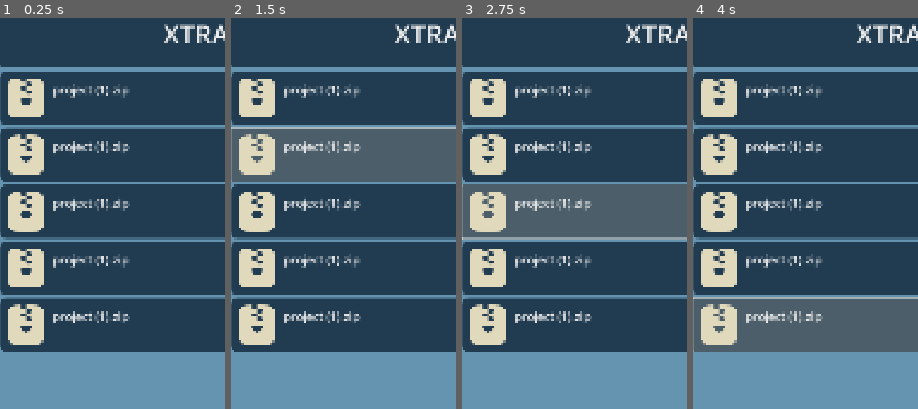
Above: before the commit, frames 1-4 (left to right).
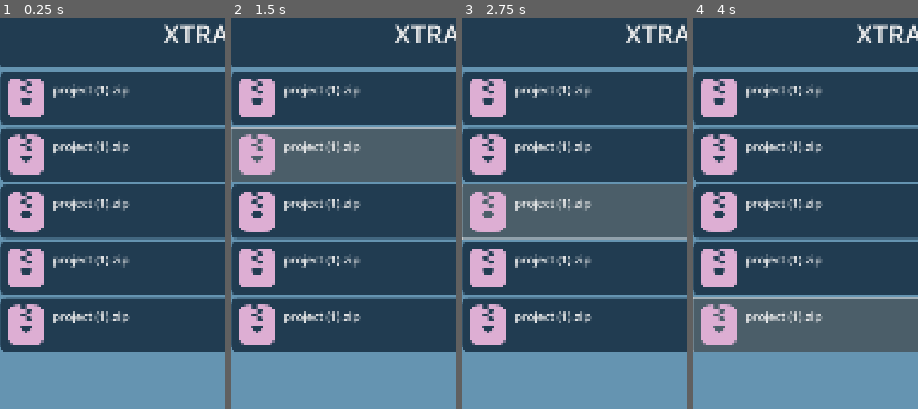
Above: after the commit, the same moments.

Repository: noor-shalaby/xtracta
Game: Godot game, scene res://app.tscn
The game is run twice, just before and just after one commit, with the same random seed, the same clock (stepped at 60 frames per second) and the same inputs.
Inputs (mouse positions are % of the whole screen's width and height, from its top left):
- Up to frame 1 (0.25 s): no input
- Up to frame 2 (1.5 s): click (50, 10) at 0.5 s; click (50, 18) at 1.25 s
- Up to frame 3 (2.75 s): click (50, 25) at 2 s
- Up to frame 4 (4 s): click (50, 32) at 2.75 s; click (50, 39) at 3.5 s
The pictures show only the part of the screen within x 1-51%, y 0-50%; the shares and areas given below are measured in that part.

The runs differ from the first frame. In frame 1, 6.9% of the frame differs, in the area x 3-20%, y 15-84%; in frame 2, 6.9%; in frame 3, 6.9%; in frame 4, 6.9%.

Commit message:
change file button icon texture color to white to manipulate easily from the engine itself via modulate

Diff:
--- a/assets/zip-file-svgrepo-com.svg
+++ b/assets/zip-file-svgrepo-com.svg
@@ -40,5 +40,5 @@
      d="M 0.3127059,0.1687059 C 0.144,0.3374136 0.144,0.6089418 0.144,1.152 v 0.576 c 0,0.5430528 0,0.8145936 0.1687059 …(1371 unchanged characters)…
      fill="#1C274C"
      id="path1"
-     style="fill:#e1d9bc;fill-opacity:1;stroke-width:0.144" />
+     style="fill:#ffffff;fill-opacity:1;stroke-width:0.144" />
 </svg>
--- a/file_button.tscn
+++ b/file_button.tscn
@@ -24,6 +24,7 @@
 theme_override_constants/separation = 16
 
 [node name="TextureRect" type="TextureRect" parent="MarginContainer/HBoxContainer"]
+modulate = Color(0.8666667, 0.68235296, 0.827451, 1)
 layout_mode = 2
 size_flags_horizontal = 0
 size_flags_vertical = 4
